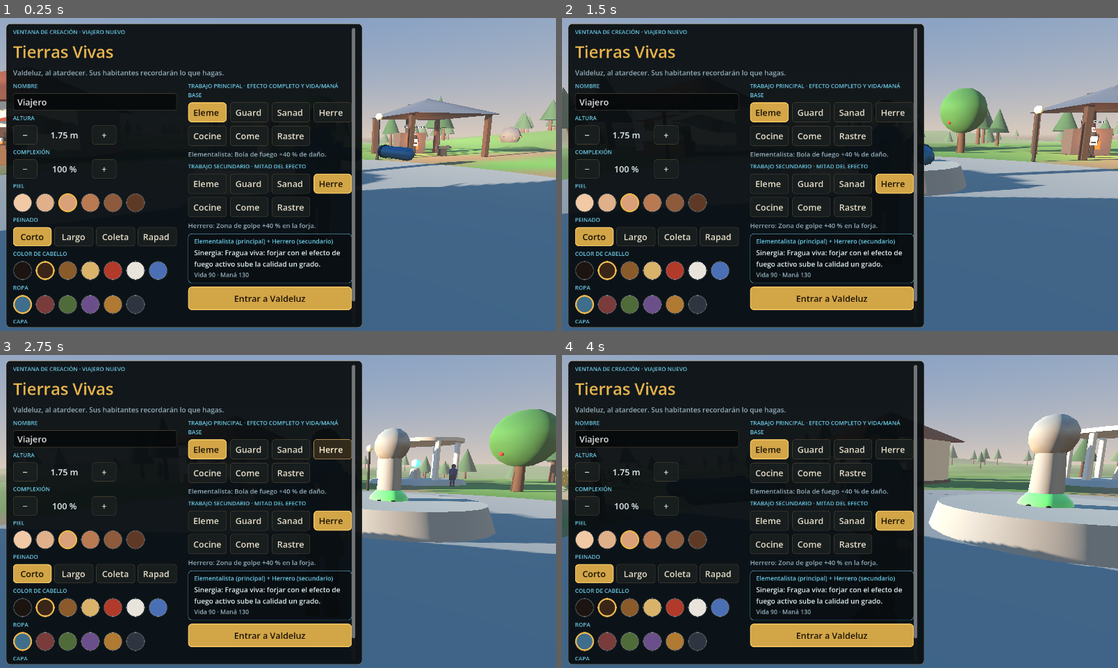
Above: before the commit, frames 1-4 (two rows, left to right).
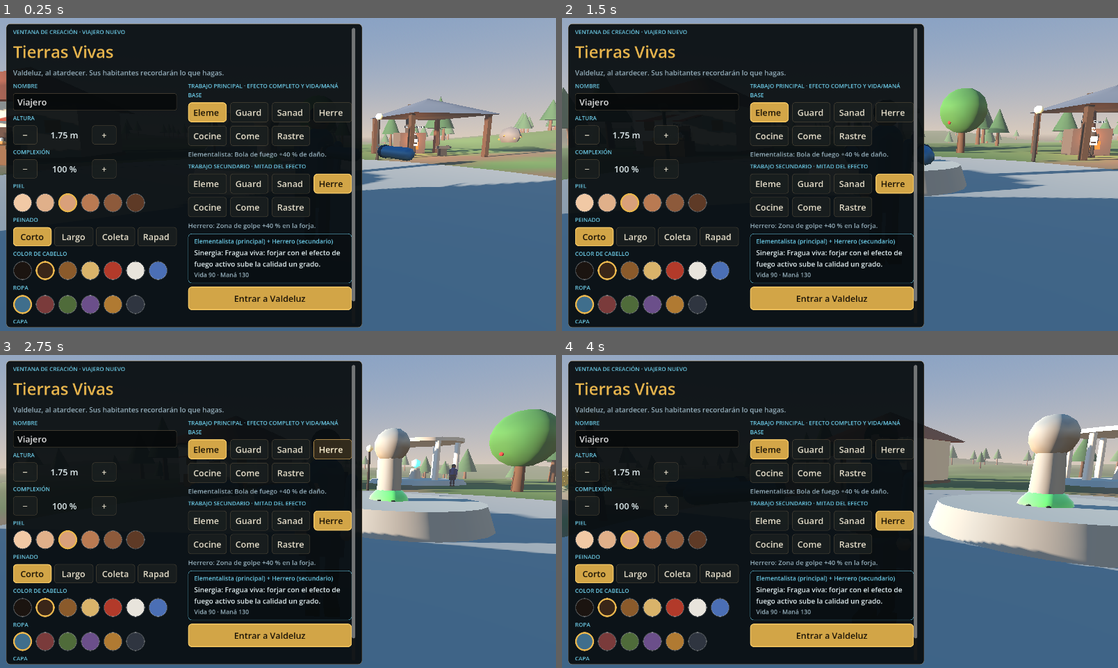
Above: after the commit, the same moments.

Repository: samuelguerrerodelarosa005-arch/tierras-vivientes
Game: Godot game, scene res://main.tscn
The game is run twice, just before and just after one commit, with the same random seed, the same clock (stepped at 60 frames per second) and the same inputs.
Inputs (mouse positions are in pixels of both pictures, inside the frame that each line leads up to):
- Up to frame 1 (0.25 s): no input
- Up to frame 2 (1.5 s): tap Enter at 0.5 s; move the mouse to (962, 158) at 0.52 s; hold D (move_right) 0.53-1.28 s; hold F (eat) 0.53-1.28 s; click (962, 158) at 0.67 s; tap Space (jump) at 0.77 s; move the mouse to (728, 190) at 1.27 s; hold S (move_back) from 1.28 s (still down); tap E (interact) at 1.35 s
- Up to frame 3 (2.75 s): tap Space (jump) at 1.52 s; move the mouse to (333, 442) at 2.02 s; release S (move_back) at 2.03 s; hold D (move_right) from 2.03 s (still down); hold R (rumors) from 2.03 s (still down)
- Up to frame 4 (4 s): move the mouse to (812, 574) at 2.77 s; release D (move_right) at 2.78 s; release R (rumors) at 2.78 s; hold W (move_forward) 2.78-3.53 s; tap Shift (run) at 2.85 s; click (812, 574) at 2.92 s; tap Space (jump) at 3.02, 3.77 s; move the mouse to (1006, 558) at 3.52 s; hold A (move_left) from 3.53 s (still down); hold 1 (spell_1) from 3.53 s (still down)

The runs differ from the first frame. In frame 1, 2.2% of the frame differs, in the area x 65-100%, y 35-52%; in frame 2, 1.3%; in frame 3, 0.7%; in frame 4, 0.4%.

Commit message:
Ajustar paleta del terreno para fantasía naturalista

Diff:
--- a/godot/scripts/world.gd
+++ b/godot/scripts/world.gd
@@ -118,20 +118,21 @@
 
 func _ground_color(x: float, z: float) -> Color:
 	var nn := sin(x * 0.31) * sin(z * 0.27) * 0.5 + sin(x * 0.11 + z * 0.07) * 0.5
-	var r := 0.33 + nn * 0.05
-	var g := 0.5 + nn * 0.07
-	var b := 0.24 + nn * 0.03
+	# Variación terrosa sutil: verde menos saturado y pequeñas diferencias de suelo.
+	var r := 0.29 + nn * 0.055
+	var g := 0.40 + nn * 0.065
+	var b := 0.22 + nn * 0.035
 	var pd := 99.0
 	for s in PATHS:
 		pd = minf(pd, Util.seg_dist(x, z, s[0], s[1], s[2], s[3]))
 	var pm := 1.0 - Util.smooth(1.2, 2.4, pd)
-	r = lerpf(r, 0.52, pm); g = lerpf(g, 0.44, pm); b = lerpf(b, 0.31, pm)
+	r = lerpf(r, 0.43, pm); g = lerpf(g, 0.36, pm); b = lerpf(b, 0.27, pm)
 	if Util.in_field(x, z):
 		r = lerpf(r, 0.66, 0.8); g = lerpf(g, 0.58, 0.8); b = lerpf(b, 0.3, 0.8)
 	var rr := sqrt(x * x + z * z)
 	if rr > 60.0:
 		var k := Util.smooth(60.0, 140.0, rr)
-		r = lerpf(r, 0.27, k); g = lerpf(g, 0.42, k); b = lerpf(b, 0.25, k)
+		r = lerpf(r, 0.22, k); g = lerpf(g, 0.31, k); b = lerpf(b, 0.20, k)
 	return Color(r, g, b)
 
 
